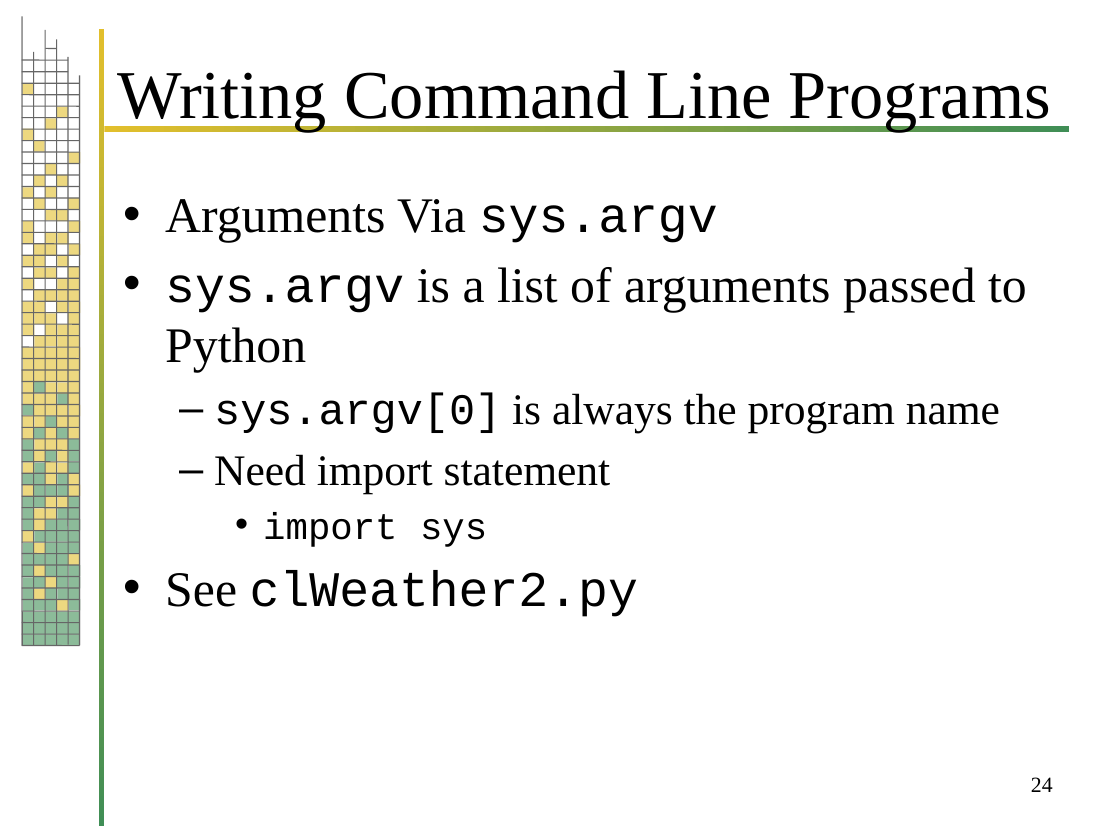
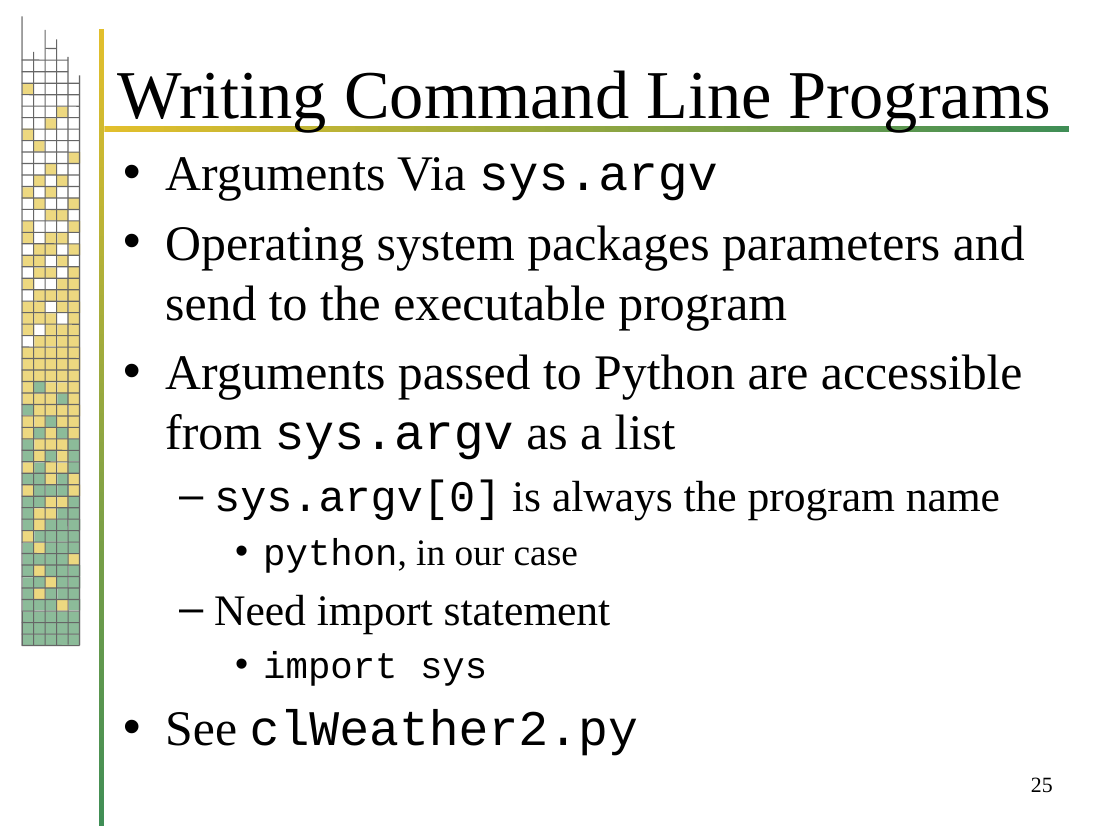
Before and after one commit to evlim/CommandLine, a slide deck: slide 25 of CommandLineProgrammingInPython.pptx (slide 24 before the commit). Drawn at 1120x840 pixels with LibreOffice and Linux fonts; fonts in the diff are those of the drawing; background and template pictures are left out. Boxes give left, top, right and bottom in pixels: in the first picture for what was removed or moved away, otherwise in the second. Text is boxed around its words. In the diff, an @@ line names an element or a change of style, - is before the commit and + after.

```diff
--- a/CommandLineProgrammingInPython.pptx
+++ b/CommandLineProgrammingInPython.pptx
@@ text "Arguments Via sys.argv": place and size @@
-text "Arguments Via sys.argv" at bbox=[165, 199, 1027, 617]
+text "Arguments Via sys.argv" at bbox=[165, 157, 1025, 756]
@@ text at bbox=[165, 225, 1025, 460]: text changed @@
-• sys.argv is a list of arguments passed to Python
+• Operating system packages parameters and send to the executable program
+• Arguments passed to Python are accessible from sys.argv as a list
@@ text at bbox=[263, 538, 578, 573]: paragraph added @@
+    • python, in our case
@@ page number at bbox=[1031, 777, 1053, 793]: text changed @@
-24
+25
```
Also in this commit, not shown: 10 other slides changed, 1 slide added.
